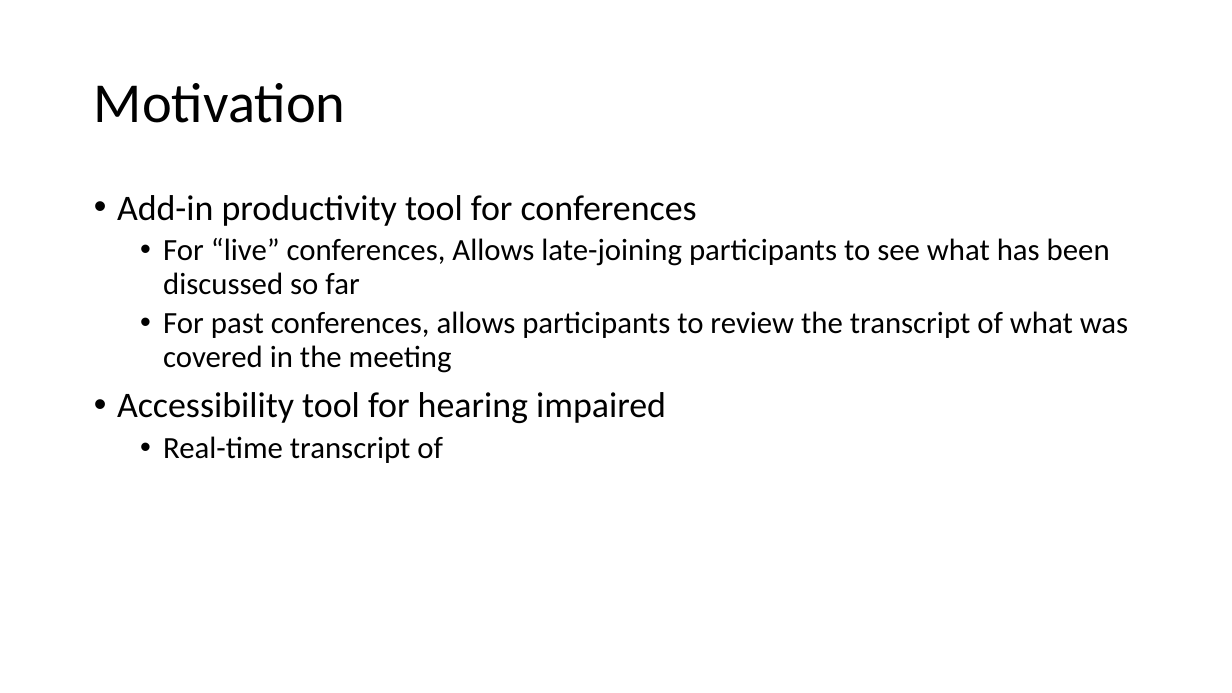
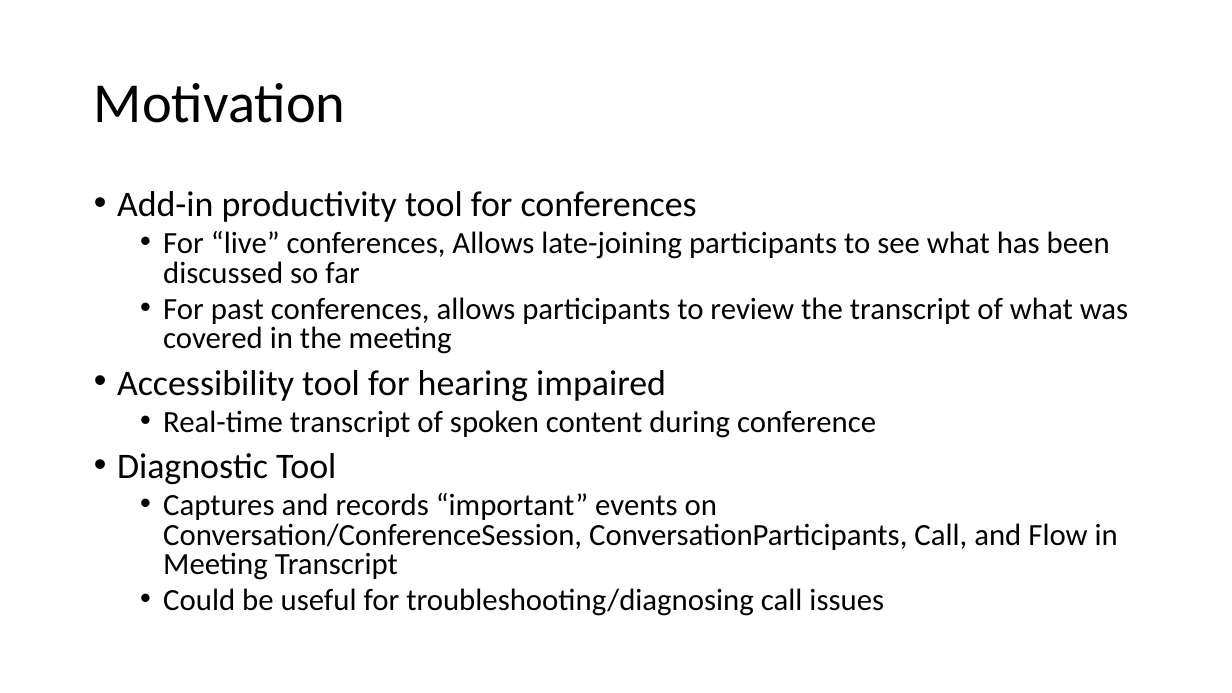
Before and after one commit to saluber/LyncMeetingTranscript, a slide deck: slide 3 of LyncMeetingTranscript.pptx. Drawn at 1232x693 pixels with LibreOffice and Linux fonts; fonts in the diff are those of the drawing. Boxes give left, top, right and bottom in pixels: in the first picture for what was removed or moved away, otherwise in the second. Text is boxed around its words. In the diff, an @@ line names an element or a change of style, - is before the commit and + after.

```diff
--- a/LyncMeetingTranscript.pptx
+++ b/LyncMeetingTranscript.pptx
@@ text at box(117, 191, 1128, 401): line spacing 0.9 to 0.8 @@
@@ text at box(117, 410, 1118, 616): text changed @@
-  • Real-time transcript of
+  • Real-time transcript of spoken content during conference
+• Diagnostic Tool
+  • Captures and records “important” events on Conversation/ConferenceSession, ConversationParticipants, Call, and Flow in Meeting Transcript
+  • Could be useful for troubleshooting/diagnosing call issues
```
Also in this commit, not shown: 5 other slides changed, 5 slides added, 5 slides removed, 6 other files.
